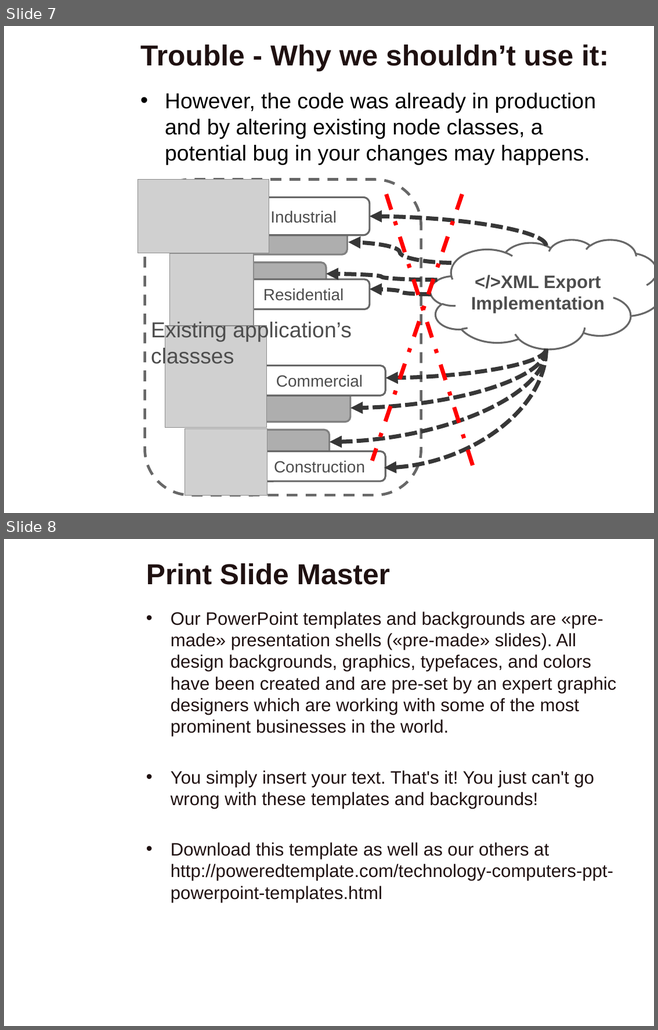
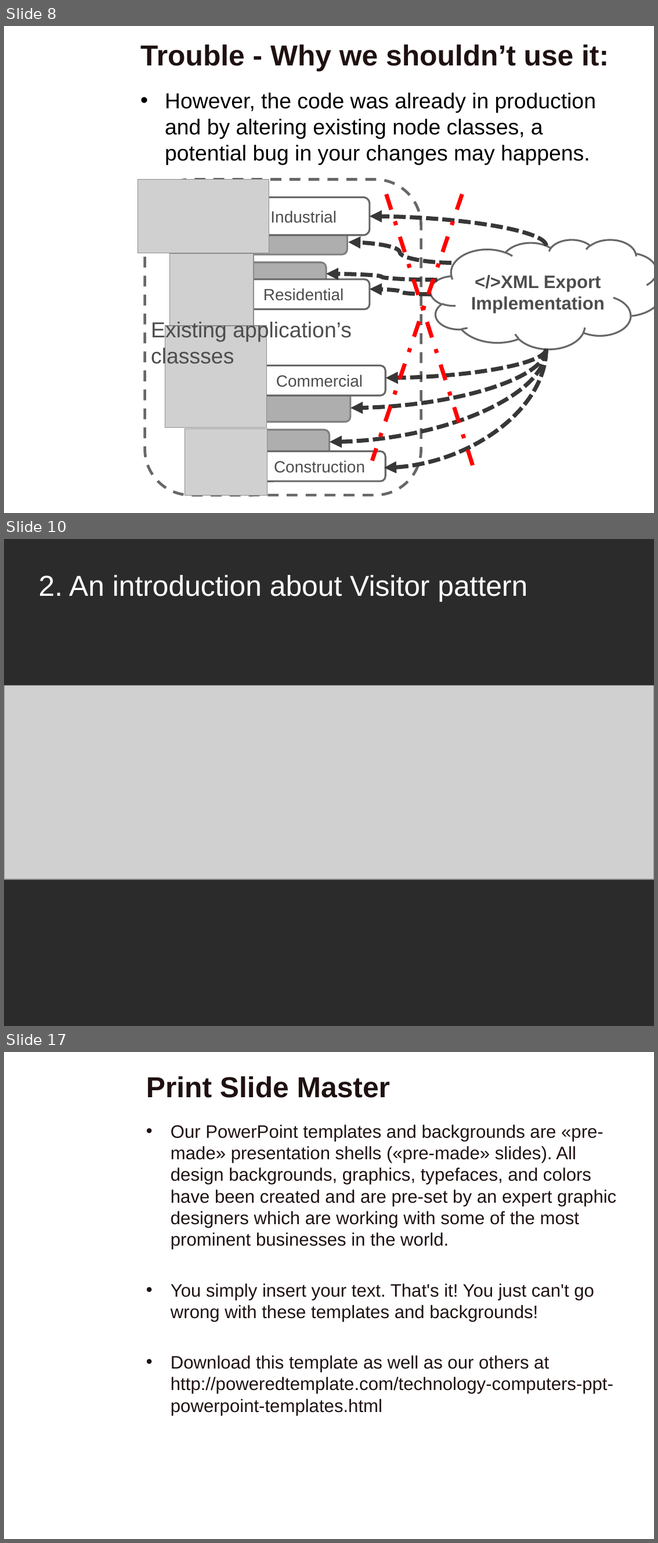
Before and after one commit to VThanhPhuc/CS202-Group-9, a slide deck: Design Pattern.pptx. Shown one above the other, each under a label of ours: slides 7 and 8 before the commit, slides 8, 10 and 17 after it; the slides between them are not shown. The pictures are 658x1030 and 658x1543 pixels, drawn with LibreOffice and Linux fonts; fonts in the diff are those of the drawing; grey boxes stand for pictures; background and template pictures are left out; a plain dark background stands for a picture behind light text. Boxes give left, top, right and bottom in pixels: in the first picture for what was removed or moved away, otherwise in the second. Text is boxed around its words. In the diff, an @@ line names an element or a change of style, - is before the commit and + after.

```diff
--- a/Design Pattern.pptx
+++ b/Design Pattern.pptx
@@ slide 10 added at (4, 539, 654, 1026), background picture (left out) @@
@@ title added at (39, 575, 527, 602), 32 pt, text #FFFFFF @@
+2. An introduction about Visitor pattern
@@ picture added at (4, 686, 654, 879) @@
@@ what was slide 7 is now slide 8 @@
@@ what was slide 8 is now slide 17 @@
```
Also in this commit, not shown: 1 slide changed, 8 other slides added.
